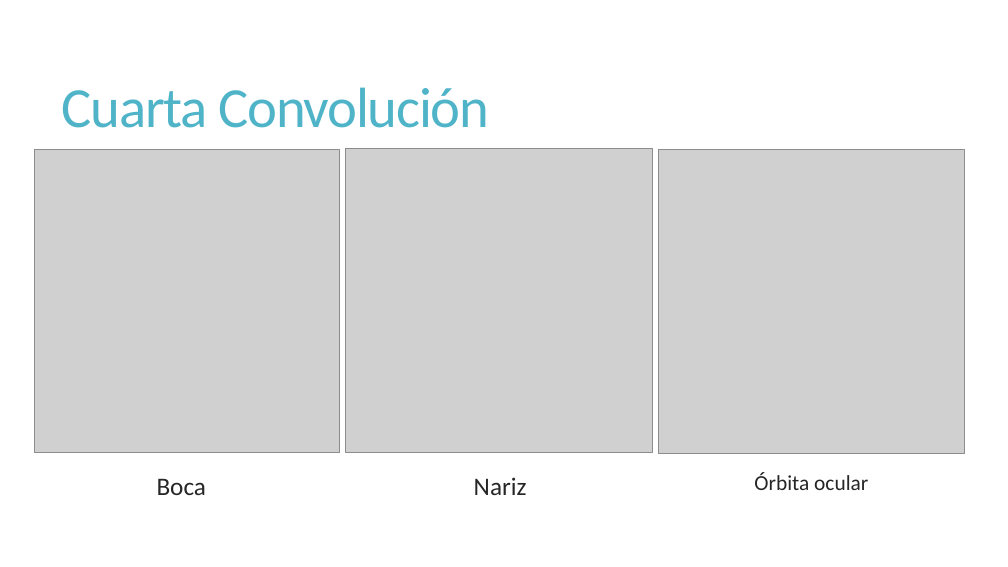
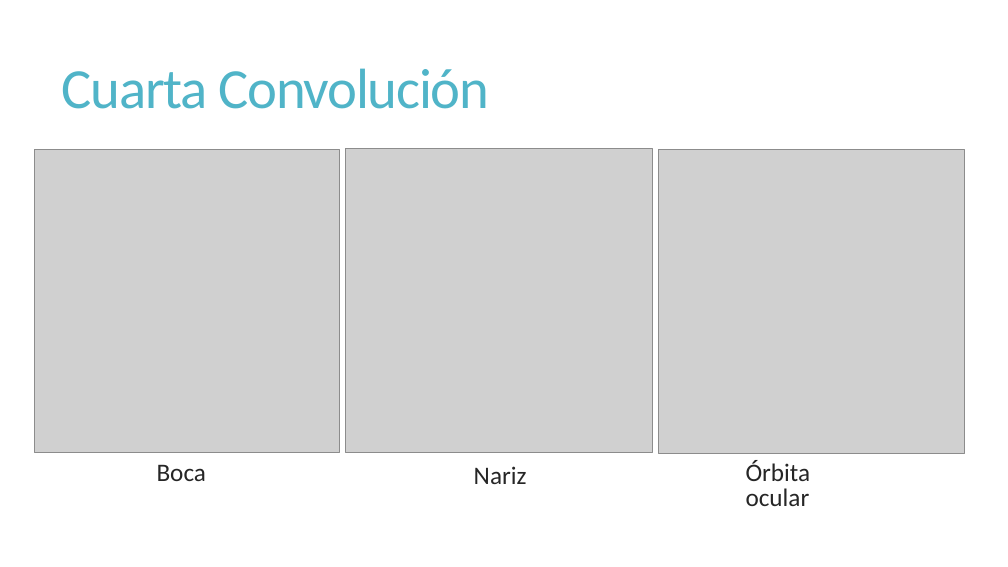
Before and after one commit to JoseGuzmanZamora/ArtClassification, a slide deck: slide 13 of ArtClassification.pptx. Drawn at 1008x567 pixels with LibreOffice and Linux fonts; fonts in the diff are those of the drawing; grey boxes stand for pictures. Boxes give left, top, right and bottom in pixels: in the first picture for what was removed or moved away, otherwise in the second. Text is boxed around its words. In the diff, an @@ line names an element or a change of style, - is before the commit and + after.

```diff
--- a/ArtClassification.pptx
+++ b/ArtClassification.pptx
@@ title "Cuarta Convolución": place and size @@
-title "Cuarta Convolución" at <box>62,87,489,128</box>
+title "Cuarta Convolución" at <box>62,68,489,109</box>
@@ text "Boca": place and size @@
-text "Boca" at <box>157,478,207,495</box>
+text "Boca" at <box>157,464,207,481</box>
@@ text "Nariz": place and size @@
-text "Nariz" at <box>474,477,527,495</box>
+text "Nariz" at <box>474,466,527,484</box>
@@ text "Órbita ocular": place and size @@
-text "Órbita ocular" at <box>754,472,868,490</box>
+text "Órbita ocular" at <box>746,460,811,506</box>
@@ text "Órbita ocular" at <box>746,460,811,506</box>: size 20.4 to 24 pt; line spacing 0.75 to 0.85 @@
```
Also in this commit, not shown: 13 other slides changed, 2 slides added, 1 slide removed, 19 other files.
